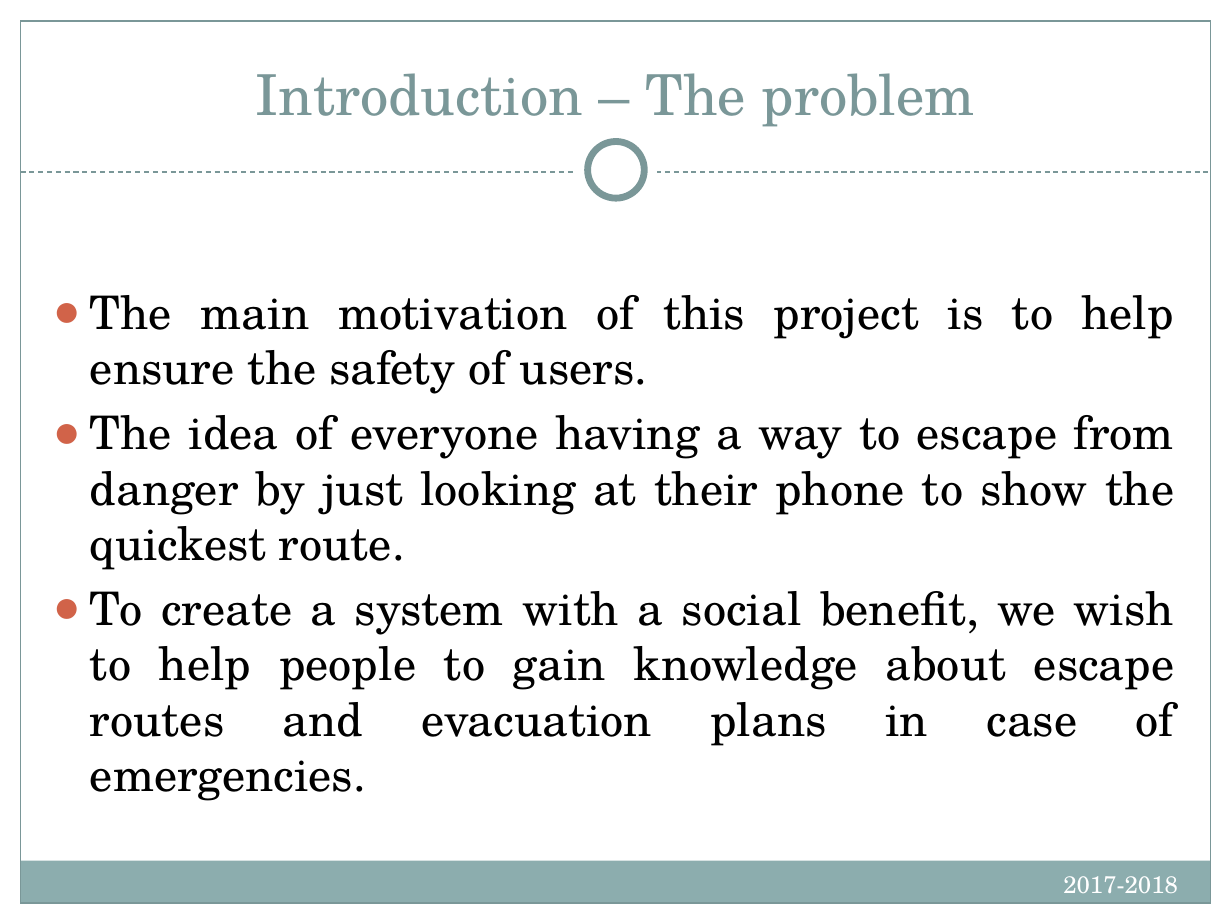
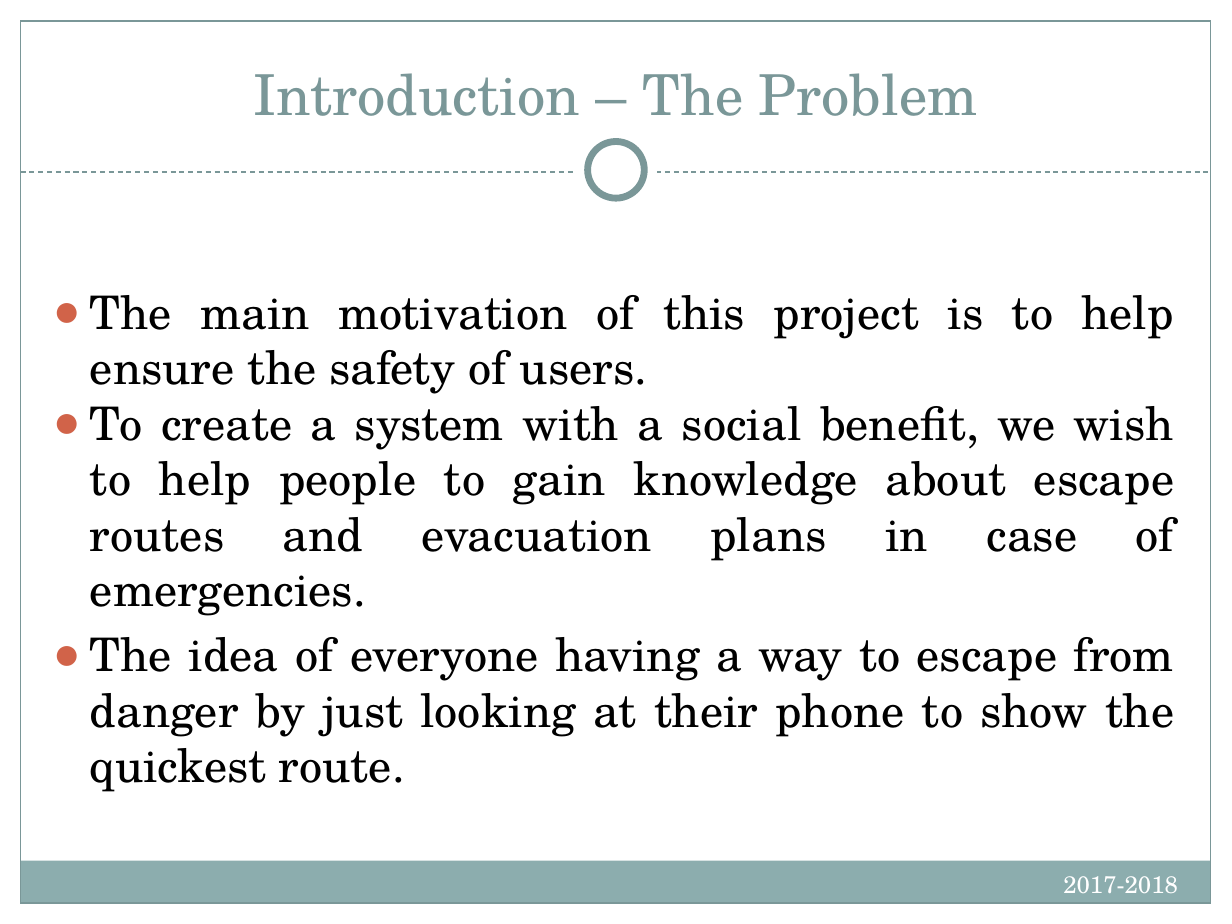
Before and after one commit to kacper97/Escaper, a slide deck: slide 2 of Presentation/IntroSWEng.FinalPresentationTemplate.pptx. Drawn at 1232x924 pixels with LibreOffice and Linux fonts; fonts in the diff are those of the drawing. Boxes give left, top, right and bottom in pixels: in the first picture for what was removed or moved away, otherwise in the second. Text is boxed around its words. In the diff, an @@ line names an element or a change of style, - is before the commit and + after.

```diff
--- a/Presentation/IntroSWEng.FinalPresentationTemplate.pptx
+++ b/Presentation/IntroSWEng.FinalPresentationTemplate.pptx
@@ title at [253,73,977,116]: text changed @@
-Introduction – The problem
+Introduction – The Problem
@@ text at [90,406,1175,616]: paragraph added @@
+● To create a system with a social benefit, we wish to help people to gain knowledge about escape routes and evacuation plans in case of emergencies.
@@ text at [90,591,1175,801]: paragraph removed @@
-● To create a system with a social benefit, we wish to help people to gain knowledge about escape routes and evacuation plans in case of emergencies.
```
Also in this commit, not shown: 15 other slides changed.
